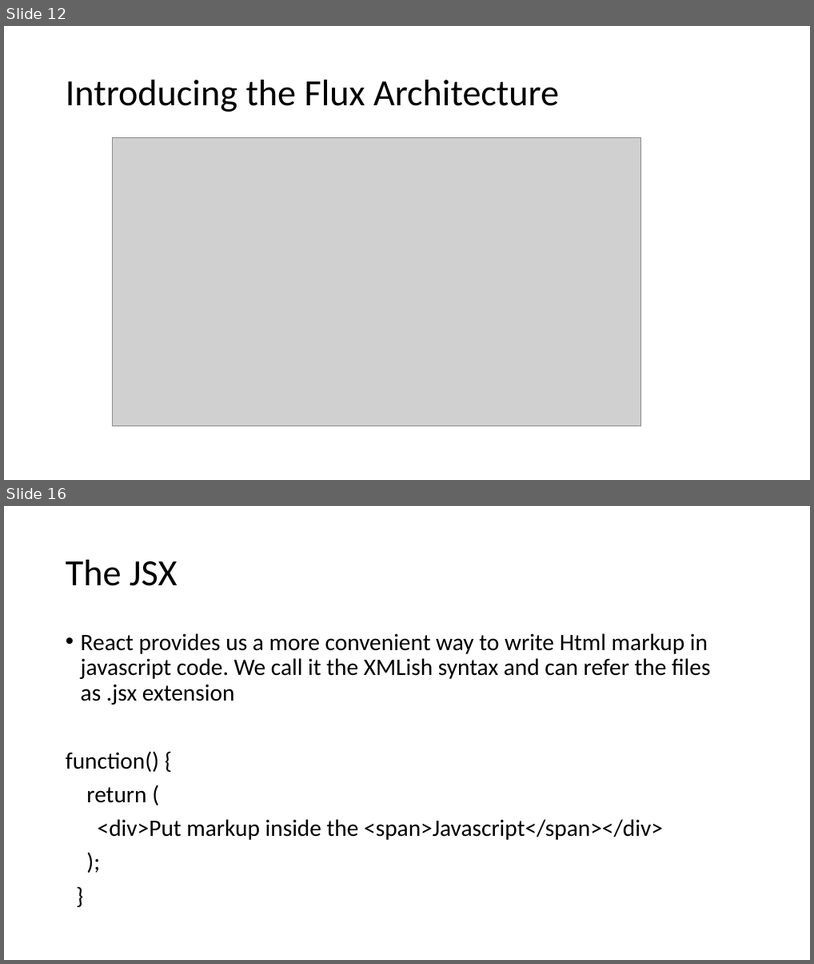
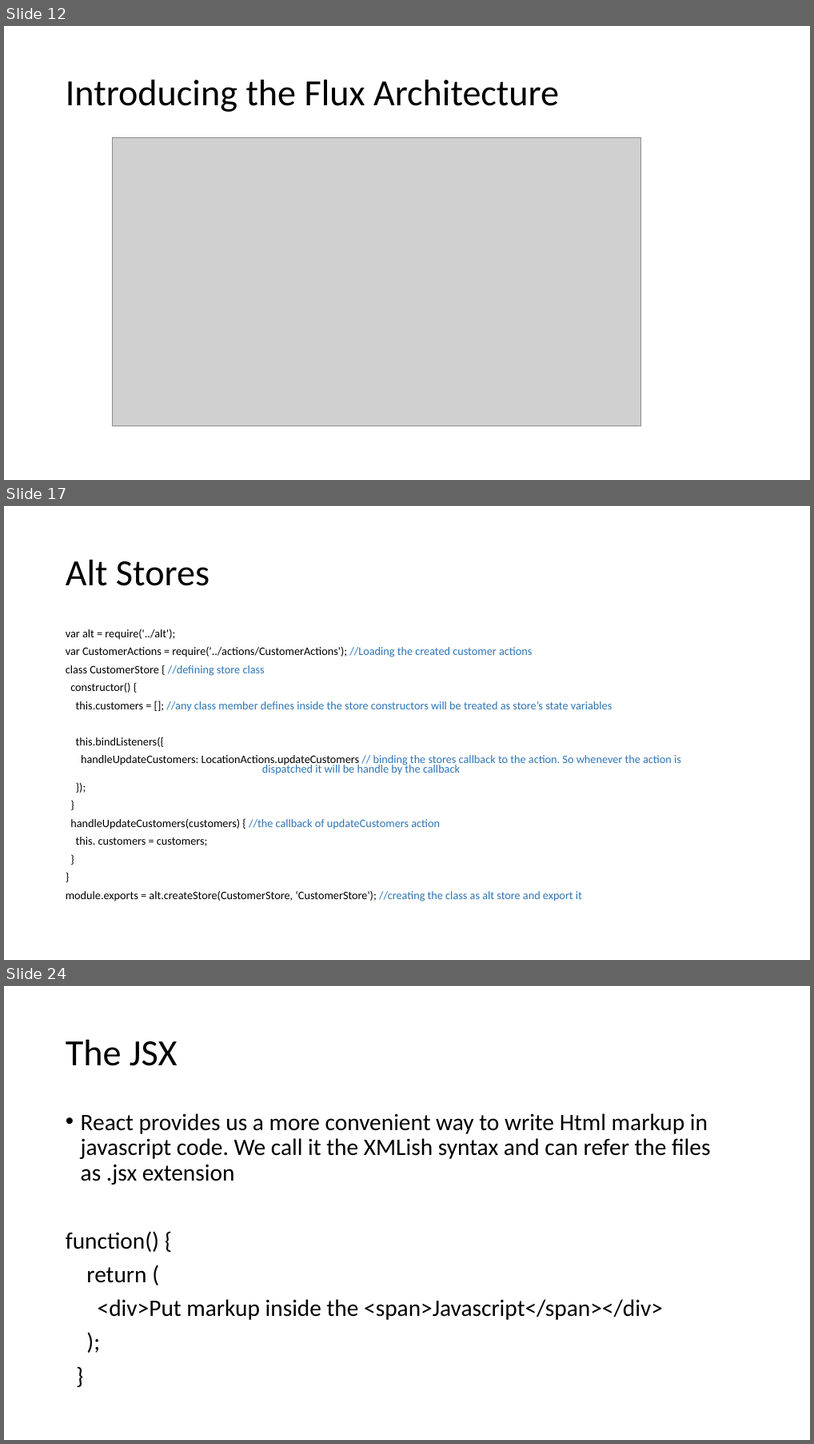
Before and after one commit to awahab29/samplealt, a slide deck: React.pptx. Shown one above the other, each under a label of ours: slides 12 and 16 before the commit, slides 12, 17 and 24 after it; the slides between them are not shown. The pictures are 814x964 and 814x1444 pixels, drawn with LibreOffice and Linux fonts; fonts in the diff are those of the drawing; grey boxes stand for pictures. Boxes give left, top, right and bottom in pixels: in the first picture for what was removed or moved away, otherwise in the second. Text is boxed around its words. In the diff, an @@ line names an element or a change of style, - is before the commit and + after.

```diff
--- a/React.pptx
+++ b/React.pptx
@@ slide 17 added at (x1=4, y1=506, x2=810, y2=960), background #FFFFFF @@
@@ title added at (x1=66, y1=560, x2=210, y2=586), 44 pt, text #000000 @@
+Alt Stores
@@ text added at (x1=66, y1=628, x2=682, y2=901), 13.6 pt, text #000000 @@
+var alt = require('../alt');
+var CustomerActions = require('../actions/CustomerActions'); //Loading the created customer actions
+class CustomerStore { //defining store class
+constructor() {
+this.customers = []; //any class member defines inside the store constructors will be treated as store’s state variables
+this.bindListeners({
+handleUpdateCustomers: LocationActions.updateCustomers // binding the stores callback to the action. So whenever the action is dispatched it will be handle by the callback
+});
+}
+handleUpdateCustomers(customers) { //the callback of updateCustomers action
+this. customers = customers;
+}
+}
+module.exports = alt.createStore(CustomerStore, ‘CustomerStore'); //creating the class as alt store and export it
@@ what was slide 16 is now slide 24 @@
```
Also in this commit, not shown: 7 slides changed, 7 other slides added, 1 slide removed.
